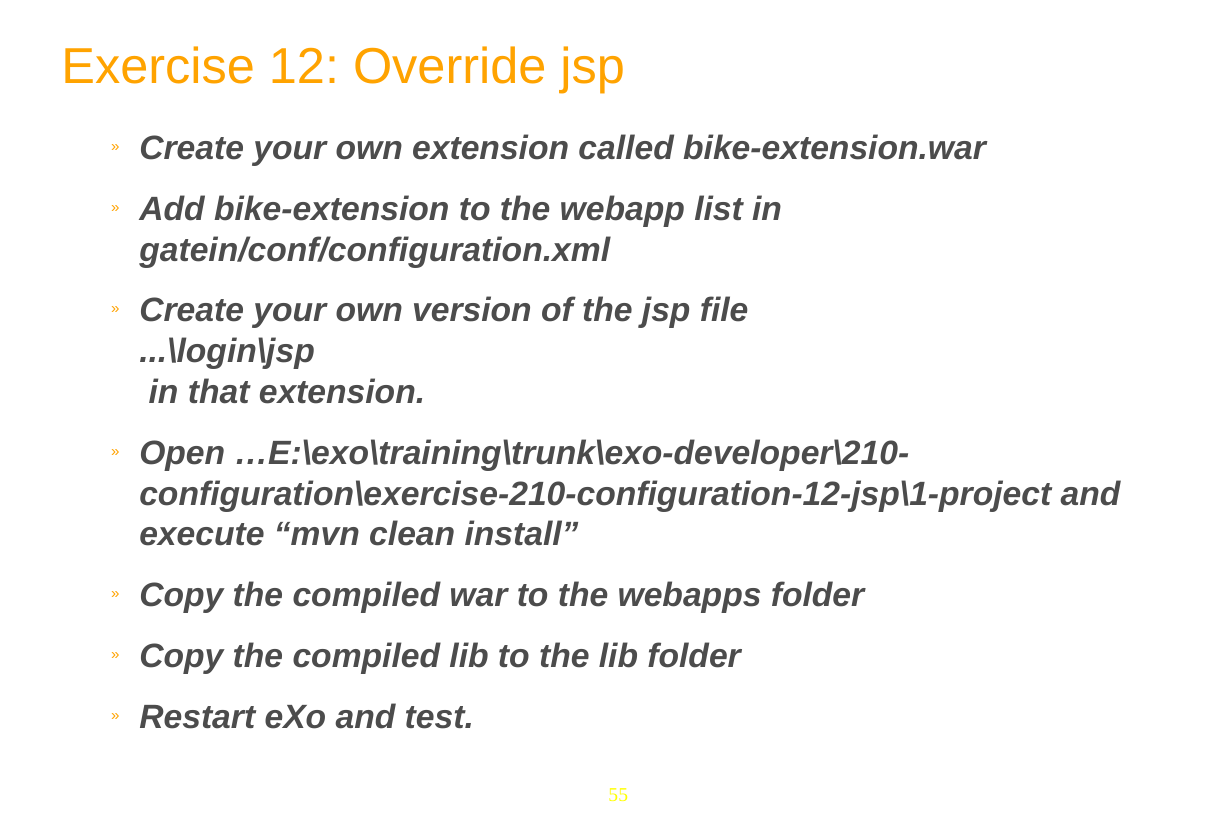
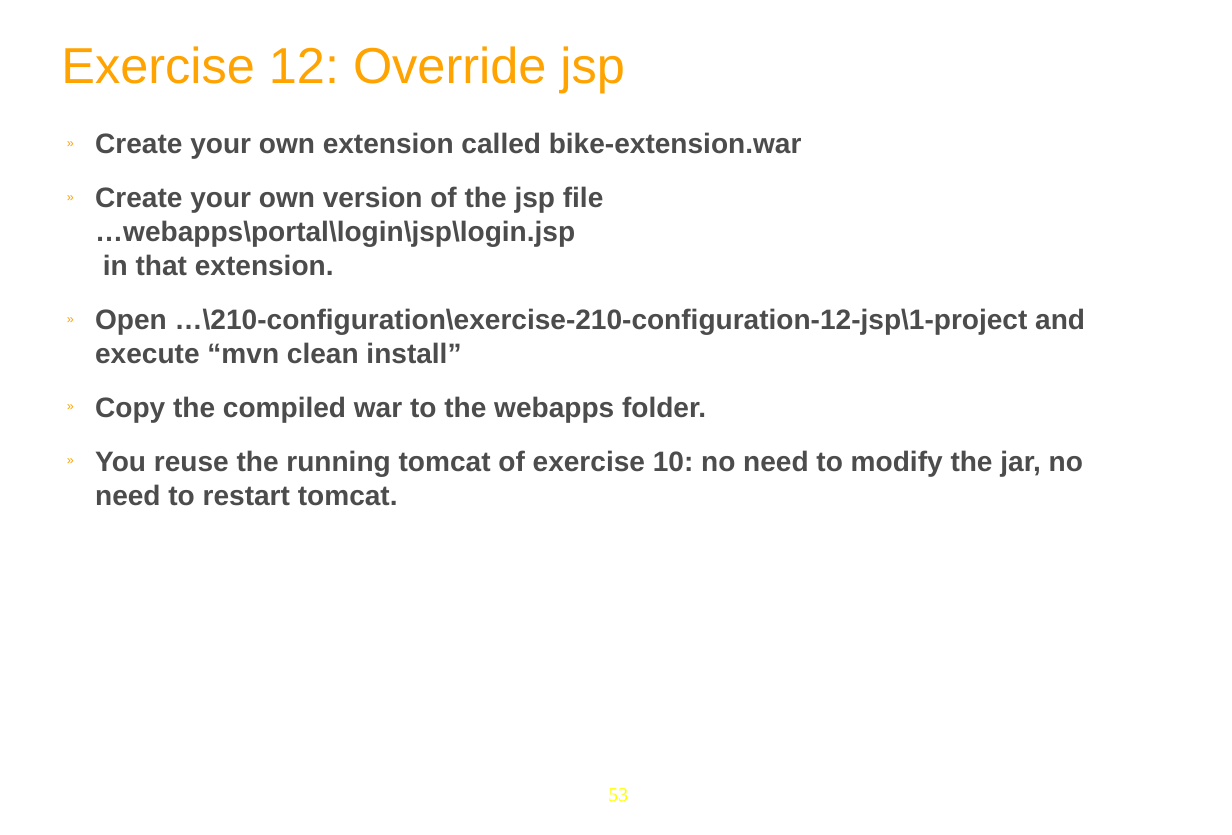
Before and after one commit to anhvurz90/training, a slide deck: slide 53 of exo-developer/210-configuration/slides/210-Portal-configuration-XDev-en.ppt (slide 55 before the commit). Drawn at 1232x835 pixels with LibreOffice and Linux fonts; fonts in the diff are those of the drawing; background and template pictures are left out. Boxes give left, top, right and bottom in pixels: in the first picture for what was removed or moved away, otherwise in the second. Text is boxed around its words. In the diff, an @@ line names an element or a change of style, - is before the commit and + after.

Commit message:
configuration

```diff
--- a/exo-developer/210-configuration/slides/210-Portal-configuration-XDev-en.ppt
+++ b/exo-developer/210-configuration/slides/210-Portal-configuration-XDev-en.ppt
@@ text "Create your own extension called ...": place and size @@
-text "Create your own extension called ..." at box(139, 134, 1121, 729)
+text "Create your own extension called ..." at box(95, 132, 1085, 506)
@@ text at box(95, 132, 802, 158): size 24 to 20 pt, italic off in "Create your own extension called bike-extension.war" @@
@@ text at box(95, 186, 1085, 506): text changed; size 24 to 20 pt; italic off @@
-  » Add bike-extension to the webapp list in gatein/conf/configuration.xml
-  » Create your own version of the jsp file
-    ...\login\jsp
-    in that extension.
-  » Open …E:\exo\training\trunk\exo-developer\210-configuration\exercise-210-configuration-12-jsp\1-project and execute “mvn clean install”
-  » Copy the compiled war to the webapps folder
-  » Copy the compiled lib to the lib folder
-  » Restart eXo and test.
+  » Create your own version of the jsp file
+    …webapps\portal\login\jsp\login.jsp
+    in that extension.
+  » Open …\210-configuration\exercise-210-configuration-12-jsp\1-project and execute “mvn clean install”
+  » Copy the compiled war to the webapps folder.
+  » You reuse the running tomcat of exercise 10: no need to modify the jar, no need to restart tomcat.
@@ page number at box(608, 788, 628, 802): text changed @@
-55
+53
```
Also in this commit, not shown: 11 other slides changed, 2 slides added, 3 slides removed, 15 other files.
